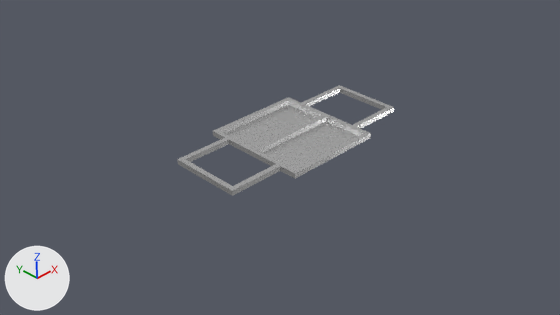
An edit to the Blender file nasa-lunar-rover.blend, drawn before and after from the same camera.
Camera for both pictures: the file's camera 'Camera'. The lights are fixed; the arrows at lower left show +X, +Y and +Z.

In view in the first picture: 'Frame LP'.
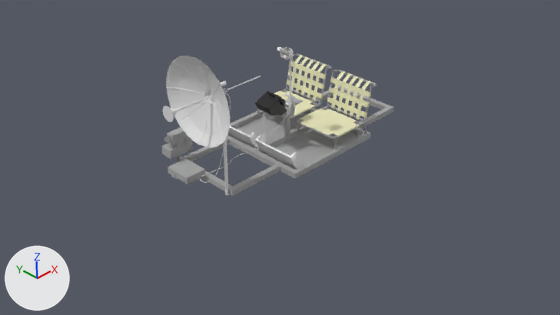
Edits to the bpy script that builds the scene:
```text
Add mat_aluminum:
    mat_aluminum = bpy.data.materials.new('Aluminum')
    # nodes: BsdfPrincipled, Bump, Mapping, OutputMaterial, TexCoord, TexNoise, ValToRGB
    # colours: black #000000, white #ffffff, white #f5f6f6
Add mat_plastic_white:
    mat_plastic_white = principled_material('Plastic White')
    mat_plastic_white.base_color = (1.0, 1.0, 1.0)  # white #ffffff
Add mat_canvas_textured:
    mat_canvas_textured = principled_material('Canvas Textured')
    mat_canvas_textured.base_color = (0.8, 0.787, 0.498)  # beige #e7e5bb
    mat_canvas_textured.roughness = 0.8
Add mat_plastic_black:
    mat_plastic_black = principled_material('Plastic Black')
    mat_plastic_black.base_color = (0.0, 0.0, 0.0)  # black #000000
Change me_cube_022:
    where me_cube_022.from_pydata(...)  # 59 vertices, 51 faces; spans x -13.0..13.3, y -6.6..6.6, z -0.2..0.2
    remove me_cube_022.materials.append(mat_aluminum_002)
    add me_cube_022.materials.append(mat_aluminum)
Add ob_footrest_lp:
    ob_footrest_lp = bpy.data.objects.new('Footrest LP', me_cube_004.copy())  # the mesh of ob_footrest_lp
    ob_footrest_lp.location = (0.0, 0.0, 0.0)
    ob_footrest_lp.rotation_euler = (0.0, -0.436, 0.0)  # degrees (0, -25, 0)
    ob_footrest_lp.scale = (0.0297, 0.89, 0.369)
Add ob_chair_back_seat_001:
    ob_chair_back_seat_001 = bpy.data.objects.new('Chair Back Seat.001', me_cube_003.copy())  # the mesh of ob_chair_back_seat_001
    ob_chair_back_seat_001.location = (2.42, 0.365, 0.917)
    ob_chair_back_seat_001.rotation_euler = (0.0, -1.376, 0.0)  # degrees (0, -79, 0)
    ob_chair_back_seat_001.scale = (0.847, 1.0, 1.0)
Add ob_chair_bottom_seat_001:
    ob_chair_bottom_seat_001 = bpy.data.objects.new('Chair Bottom Seat.001', me_cube_002.copy())  # the mesh of ob_chair_bottom_seat_001
    ob_chair_bottom_seat_001.location = (0.0, 0.723, 0.0)
Add ob_chair_back_seat:
    ob_chair_back_seat = bpy.data.objects.new('Chair Back Seat', me_cube_003.copy())  # the mesh of ob_chair_back_seat_001
    ob_chair_back_seat.location = (2.42, -0.366, 0.917)
    ob_chair_back_seat.rotation_euler = (0.0, -1.376, 0.0)  # degrees (0, -79, 0)
    ob_chair_back_seat.scale = (0.847, 1.0, 1.0)
Add ob_chair_bottom_seat:
    ob_chair_bottom_seat = bpy.data.objects.new('Chair Bottom Seat', me_cube_002.copy())  # the mesh of ob_chair_bottom_seat_001
    ob_chair_bottom_seat.location = (0.0, -0.009, 0.0)
Add ob_chair_lp:
    ob_chair_lp = bpy.data.objects.new('Chair LP', me_beziercurve_005.copy())  # the mesh of ob_chair_lp
    ob_chair_lp.location = (2.181, -0.367, 0.826)
    ob_chair_lp.scale = (0.975, 0.975, 1.0)
Add ob_c_d_console_lp:
    ob_c_d_console_lp = bpy.data.objects.new('C&D Console LP', me_cube_015.copy())  # the mesh of ob_c_d_console_lp
    ob_c_d_console_lp.location = (1.422, -0.024, 1.037)
Add ob_c_d_console_mount_lp:
    ob_c_d_console_mount_lp = bpy.data.objects.new('C&D Console Mount LP', me_cube_010.copy())  # the mesh of ob_c_d_console_mount_lp
    ob_c_d_console_mount_lp.location = (0.0, 0.0, 0.0)
Add ob_low_gain_data_cable:
    ob_low_gain_data_cable = bpy.data.objects.new('Low Gain Data Cable', me_beziercurve_003.copy())  # the mesh of ob_low_gain_data_cable
    ob_low_gain_data_cable.location = (0.976, -0.116, 0.667)
Add ob_high_gain_antenna_lp:
    ob_high_gain_antenna_lp = bpy.data.objects.new('High Gain Antenna LP', me_tee_joint.copy())  # the mesh of ob_high_gain_antenna_lp
    ob_high_gain_antenna_lp.location = (0.447, -0.469, 1.725)
    ob_high_gain_antenna_lp.rotation_euler = (0.0, -1.571, 0.0)  # degrees (0, -90, 0)
Add ob_television_camera_lp:
    ob_television_camera_lp = bpy.data.objects.new('Television Camera LP', me_cube_007.copy())  # the mesh of ob_television_camera_lp
    ob_television_camera_lp.location = (0.326, 0.424, 0.717)
    ob_television_camera_lp.scale = (0.538, 0.25, 0.175)
Add ob_lunar_communications_relay_unit_lp:
    ob_lunar_communications_relay_unit_lp = bpy.data.objects.new('Lunar Communications Relay Unit LP', me_cube_006.copy())  # the mesh of ob_lunar_communications_relay_unit_lp
    ob_lunar_communications_relay_unit_lp.location = (0.0, 0.0, 0.0)
Add ob_low_gain_antenna_lp:
    ob_low_gain_antenna_lp = bpy.data.objects.new('Low Gain Antenna LP', me_beziercurve_001.copy())  # the mesh of ob_low_gain_antenna_lp
    ob_low_gain_antenna_lp.location = (0.0, 0.0, 0.0)
```

Location of each change, (x1, y1, x2, y2) in pixels of the pictures (560 x 315 px):
'Frame LP', recoloured
    both: (177, 85, 394, 196)
'High Gain Antenna LP', added
    after: (163, 56, 260, 195)
'Chair Back Seat', added (beige)
    after: (327, 71, 371, 120)
'Chair Bottom Seat', added (beige)
    after: (299, 108, 359, 138)
'Chair Back Seat.001', added (beige)
    after: (286, 55, 326, 101)
'Footrest LP', added
    after: (228, 126, 297, 169)
'Chair LP', added
    after: (257, 54, 376, 150)
'Television Camera LP', added
    after: (162, 127, 193, 159)
'Lunar Communications Relay Unit LP', added
    after: (168, 159, 206, 184)
'C&D Console LP', added (black)
    after: (255, 91, 286, 115)
'Chair Bottom Seat.001', added
    after: (274, 91, 315, 116)
'C&D Console Mount LP', added
    after: (283, 97, 303, 136)
'Low Gain Antenna LP', added
    after: (277, 47, 293, 117)
'Low Gain Data Cable', added
    after: (199, 58, 295, 176)
